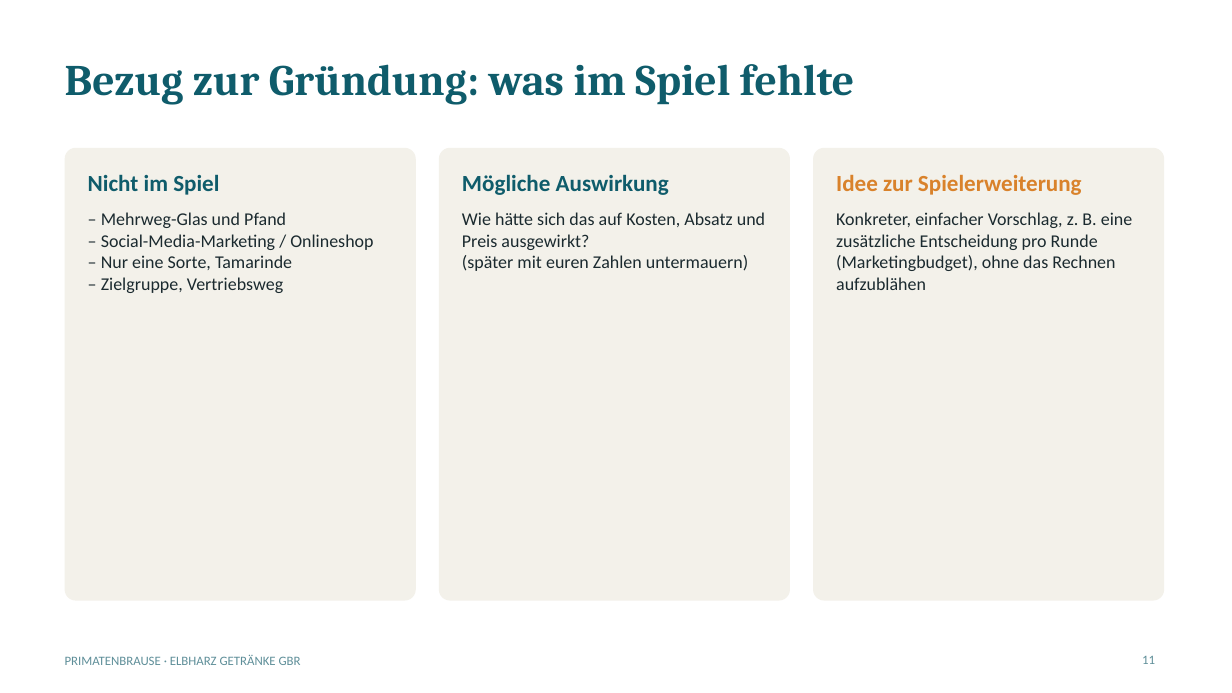
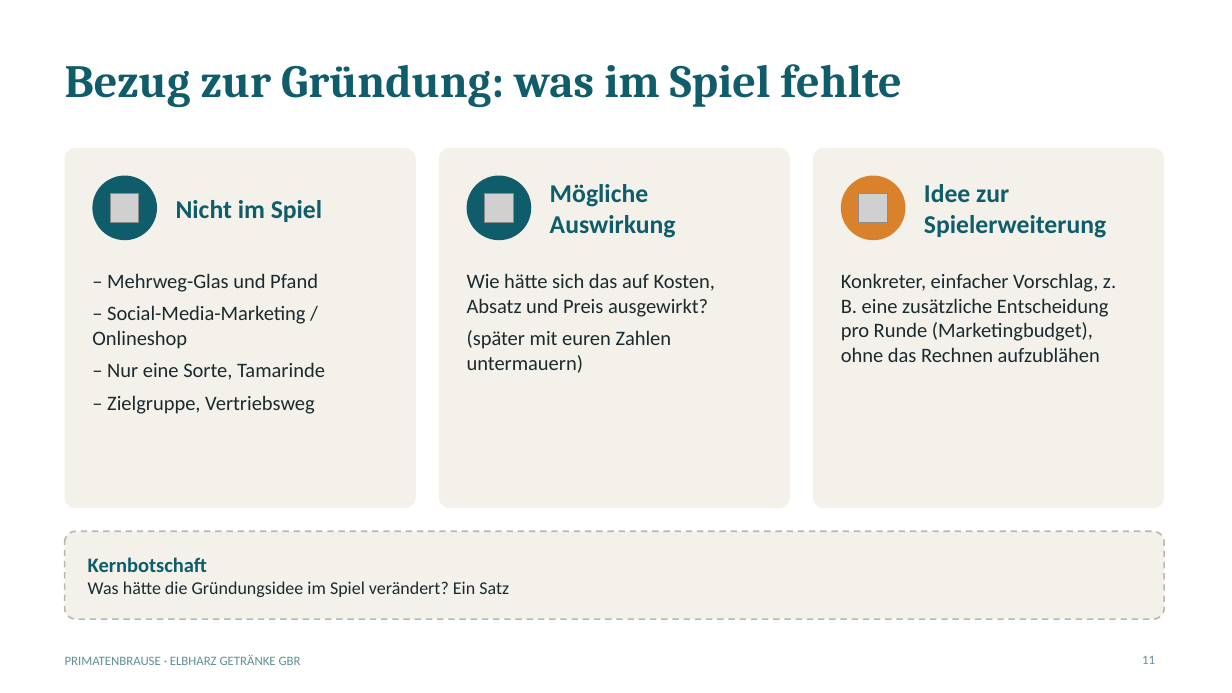
Before and after one commit to jofy0002/claude-workspace, a slide deck: slide 11 of endpraesentation/Elbharz_Endpraesentation_Geruest.pptx. Drawn at 1232x693 pixels with LibreOffice and Linux fonts; fonts in the diff are those of the drawing; grey boxes stand for pictures. Boxes give left, top, right and bottom in pixels: in the first picture for what was removed or moved away, otherwise in the second. Text is boxed around its words. In the diff, an @@ line names an element or a change of style, - is before the commit and + after.

```diff
--- a/endpraesentation/Elbharz_Endpraesentation_Geruest.pptx
+++ b/endpraesentation/Elbharz_Endpraesentation_Geruest.pptx
@@ title "Bezug zur Gründung: was im ..." at box(65, 64, 902, 107): size 34 to 36 pt @@
@@ rounded rectangle: place and size @@
-rounded rectangle at box(65, 148, 416, 601)
+rounded rectangle at box(65, 148, 416, 508)
@@ rounded rectangle: place and size @@
-rounded rectangle at box(439, 148, 790, 601)
+rounded rectangle at box(439, 148, 790, 508)
@@ rounded rectangle: place and size @@
-rounded rectangle at box(813, 148, 1165, 601)
+rounded rectangle at box(813, 148, 1165, 508)
@@ ellipse added at box(92, 176, 157, 240), fill #0F5C6B @@
@@ text "Nicht im Spiel": place and size @@
-text "Nicht im Spiel" at box(88, 174, 219, 195)
+text "Nicht im Spiel" at box(176, 200, 322, 222)
@@ text "Nicht im Spiel" at box(176, 200, 322, 222): size 18 to 20 pt @@
@@ ellipse added at box(467, 176, 531, 240), fill #0F5C6B @@
@@ text "Mögliche Auswirkung" at box(550, 184, 676, 238): size 18 to 20 pt @@
@@ text "Mögliche Auswirkung": place and size @@
-text "Mögliche Auswirkung" at box(462, 174, 669, 195)
+text "Mögliche Auswirkung" at box(550, 184, 676, 238)
@@ ellipse added at box(841, 176, 906, 240), fill #D9822B @@
@@ text "Idee zur Spielerweiterung": place and size @@
-text "Idee zur Spielerweiterung" at box(836, 175, 1082, 195)
+text "Idee zur Spielerweiterung" at box(924, 184, 1106, 238)
@@ text "Idee zur Spielerweiterung" at box(924, 184, 1106, 238): size 18 to 20 pt, text colour #D9822B to #0F5C6B @@
@@ picture added at box(111, 194, 140, 223) @@
@@ picture added at box(485, 194, 514, 223) @@
@@ picture added at box(860, 194, 888, 223) @@
@@ text "– Mehrweg-Glas und Pfand": place and size @@
-text "– Mehrweg-Glas und Pfand" at box(101, 212, 373, 293)
+text "– Mehrweg-Glas und Pfand" at box(92, 273, 325, 414)
@@ text "Wie hätte sich das auf ...": place and size @@
-text "Wie hätte sich das auf ..." at box(462, 212, 765, 271)
+text "Wie hätte sich das auf ..." at box(467, 273, 716, 373)
@@ size 14 to 16 pt; more space between paragraphs in 3 elements at box(92, 273, 325, 414), box(467, 273, 716, 373), box(841, 273, 1116, 362) @@
@@ text "Konkreter, einfacher Vorschlag, z. B. ...": place and size @@
-text "Konkreter, einfacher Vorschlag, z. B. ..." at box(836, 212, 1132, 290)
+text "Konkreter, einfacher Vorschlag, z. B. ..." at box(841, 273, 1116, 362)
@@ rounded rectangle added at box(65, 531, 1165, 619), fill #F3F1EA, outline #B8B8B0 1.25 pt dashed @@
@@ text added at box(88, 557, 509, 597), 14 pt, text #1B2A2F @@
+Kernbotschaft
+Was hätte die Gründungsidee im Spiel verändert? Ein Satz
```
Also in this commit, not shown: 11 other slides changed, 1 other file.
